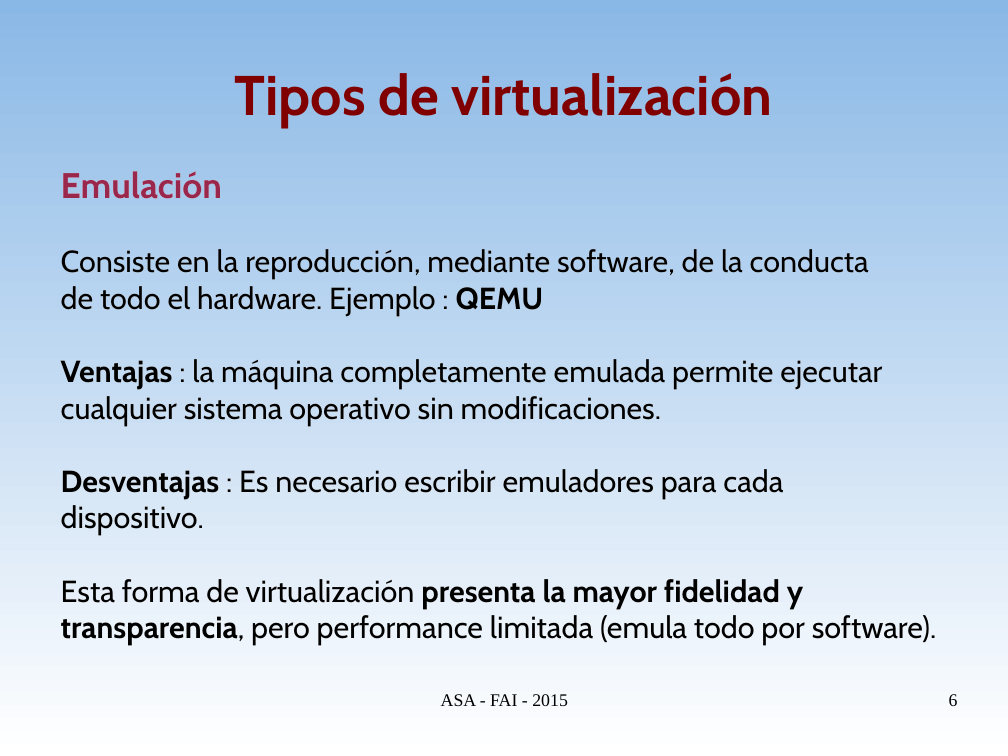
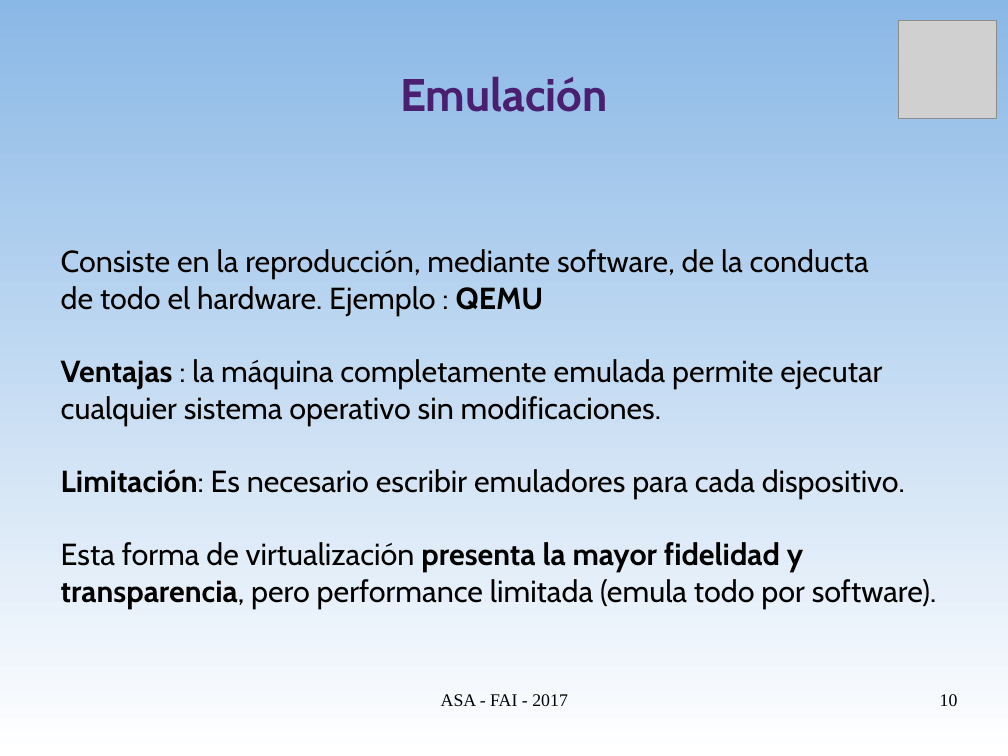
Before and after one commit to niniadcobre/asa, a slide deck: slide 10 of clases/ASA-virt.odp (slide 6 before the commit). Drawn at 1008x756 pixels with LibreOffice and Linux fonts; fonts in the diff are those of the drawing; grey boxes stand for pictures. Boxes give left, top, right and bottom in pixels: in the first picture for what was removed or moved away, otherwise in the second. Text is boxed around its words. In the diff, an @@ line names an element or a change of style, - is before the commit and + after.

Commit message:
Virtualización

```diff
--- a/clases/ASA-virt.odp
+++ b/clases/ASA-virt.odp
@@ picture added at [899,20,998,119] @@
@@ title at [400,76,607,112]: text changed; size 44 to 36 pt; text colour #800000 to #4B1F6F @@
-Tipos de virtualización
+Emulación
@@ text at [61,171,222,199]: paragraph removed @@
-Emulación
@@ text at [61,469,905,499]: text changed @@
-Desventajas : Es necesario escribir emuladores para cada
-dispositivo.
+Limitación: Es necesario escribir emuladores para cada dispositivo.
@@ text at [441,694,568,706]: text changed @@
-ASA - FAI - 2015
+ASA - FAI - 2017
@@ page number at [940,694,958,706]: text changed @@
-6
+10
```
Also in this commit, not shown: 26 other slides changed, 8 slides added.
